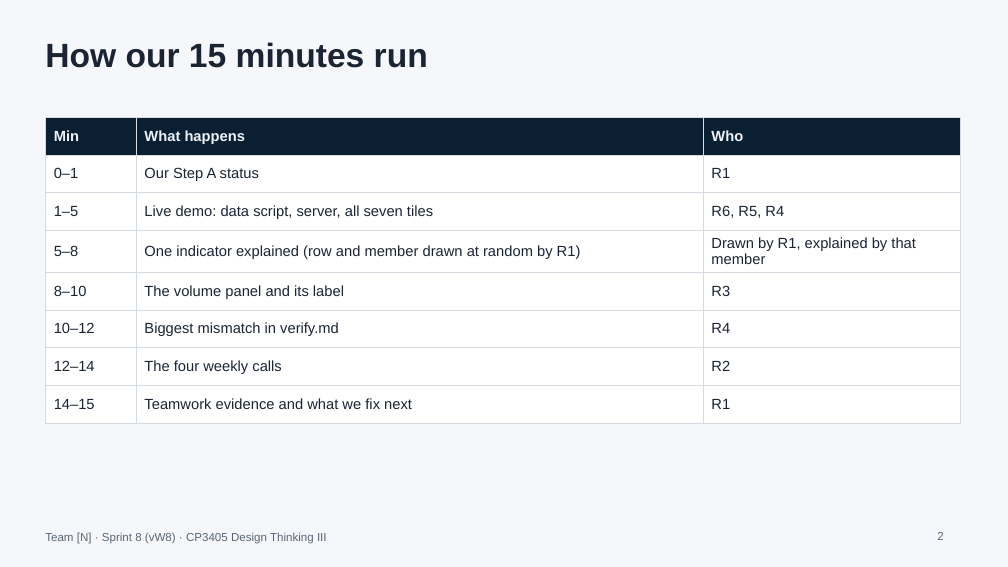
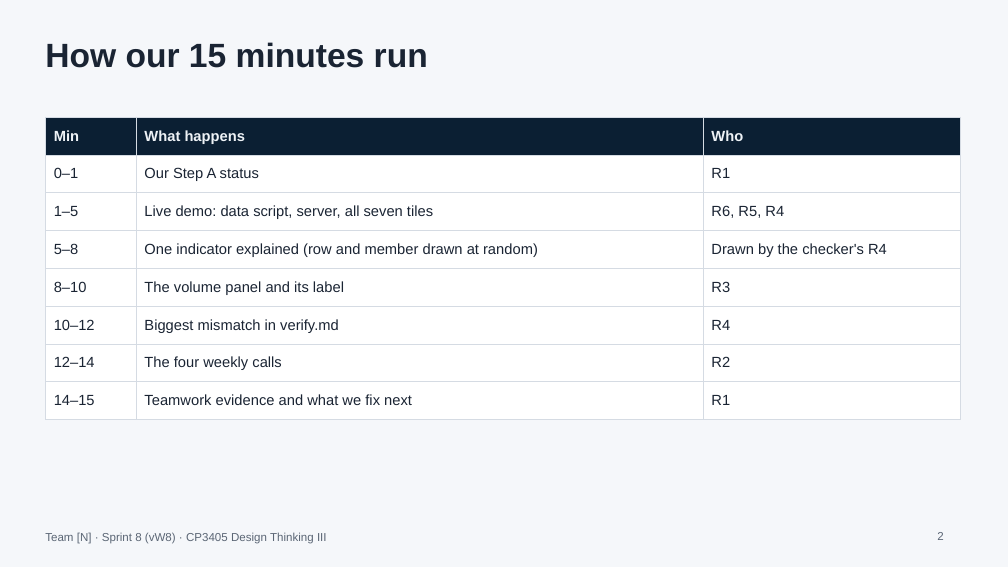
Before and after one commit to ProfDrTan/dt3-tr3-26-course-website, a slide deck: slide 2 of assets/sprint8/sprint8-presentation-template.pptx. Drawn at 1008x567 pixels with LibreOffice and Linux fonts; fonts in the diff are those of the drawing. Boxes give left, top, right and bottom in pixels: in the first picture for what was removed or moved away, otherwise in the second. Text is boxed around its words. In the diff, an @@ line names an element or a change of style, - is before the commit and + after.

Commit message:
Sprint 8: Practical A teams check each other in rotation (1->2->3->1); Team 4 self-audits; template updated

```diff
--- a/assets/sprint8/sprint8-presentation-template.pptx
+++ b/assets/sprint8/sprint8-presentation-template.pptx
@@ table at (45,117,960,409) @@
-row 4, column 2: One indicator explained (row and member drawn at random by R1)
+row 4, column 2: One indicator explained (row and member drawn at random)
-row 4, column 3: Drawn by R1, explained by that member
+row 4, column 3: Drawn by the checker's R4
```
Also in this commit, not shown: 2 other slides changed, 1 other file.
